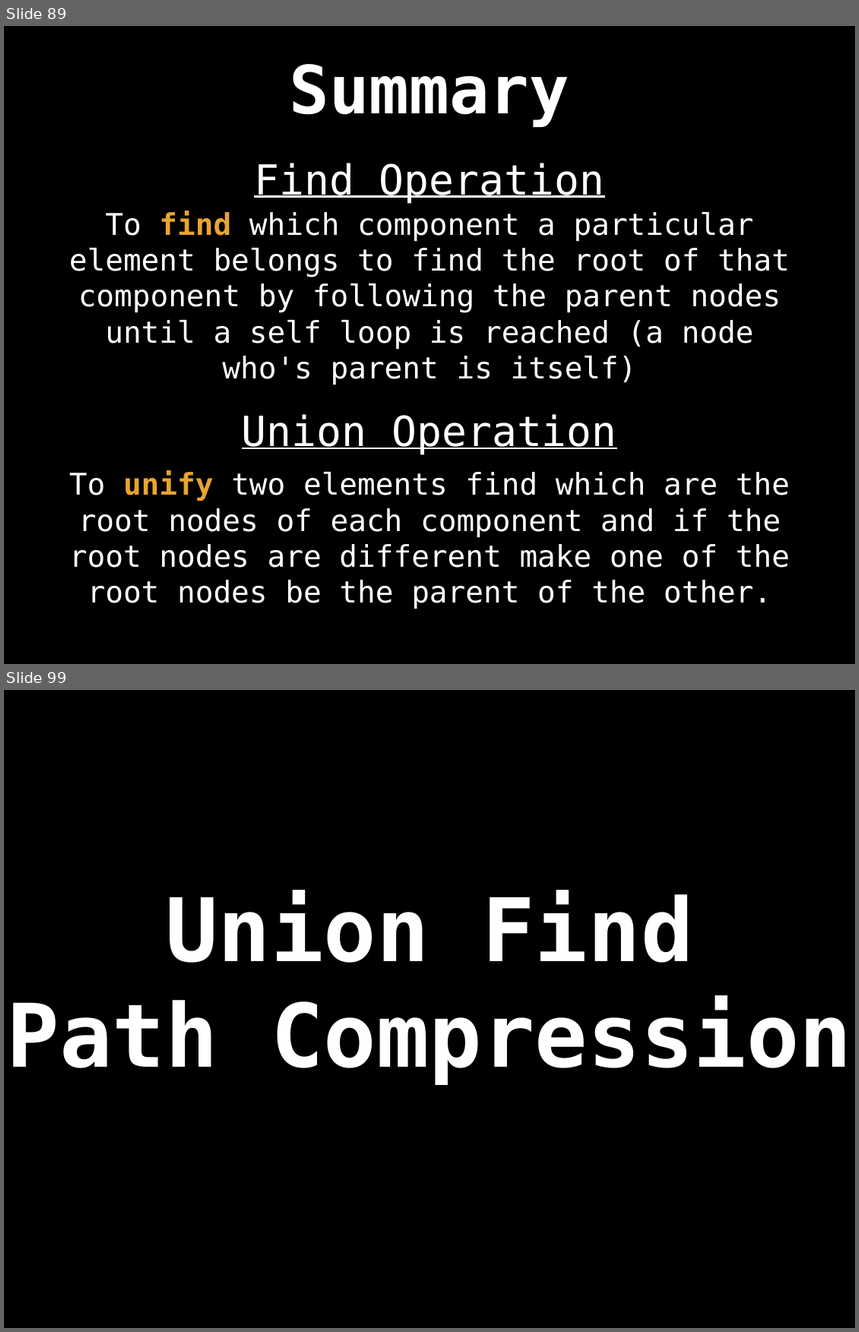
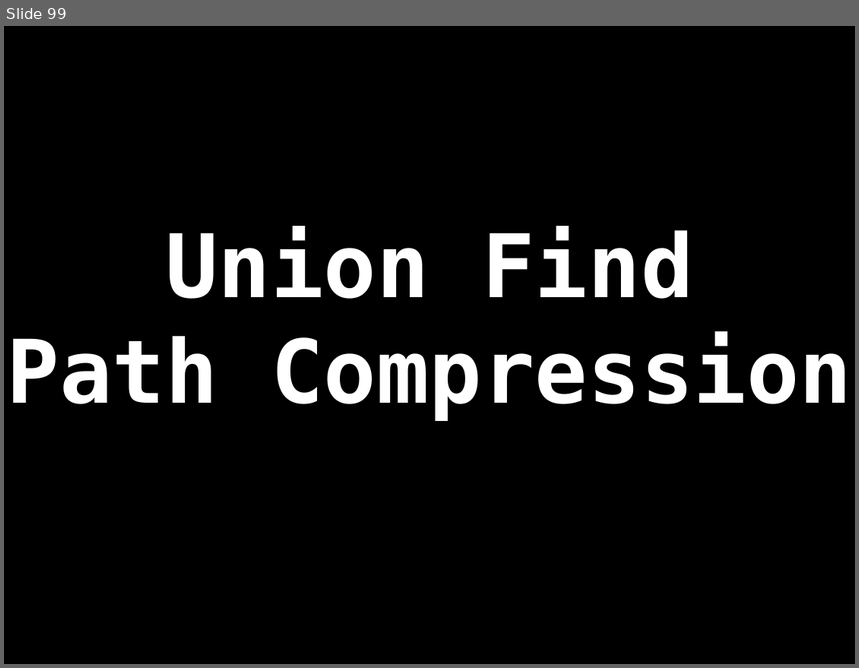
Before and after one commit to spring2go/Algorithms, a slide deck: slides/datastructures/unionfind/UnionFind.pptx. Shown one above the other, each under a label of ours: slides 89 and 99 before the commit, slide 99 after it; the slides between them are not shown. The pictures are 859x1332 and 859x668 pixels, drawn with LibreOffice and Linux fonts; fonts in the diff are those of the drawing. Boxes give left, top, right and bottom in pixels: in the first picture for what was removed or moved away, otherwise in the second. Text is boxed around its words. In the diff, an @@ line names an element or a change of style, - is before the commit and + after.

```diff
--- a/slides/datastructures/unionfind/UnionFind.pptx
+++ b/slides/datastructures/unionfind/UnionFind.pptx
@@ slide 89 removed at (x1=4, y1=26, x2=855, y2=664), background #000000 @@
@@ title removed at (x1=290, y1=64, x2=570, y2=127) @@
-Summary
@@ text removed at (x1=254, y1=163, x2=604, y2=204) @@
-Find Operation
@@ text removed at (x1=69, y1=211, x2=790, y2=385) @@
-To find which component a particular element belongs to find the root of that component by following the parent nodes until a self loop is reached (a node who's parent is itself)
@@ text removed at (x1=242, y1=414, x2=617, y2=455) @@
-Union Operation
@@ text removed at (x1=69, y1=471, x2=790, y2=610) @@
-To unify two elements find which are the root nodes of each component and if the root nodes are different make one of the root nodes be the parent of the other.
```
Also in this commit, not shown: 34 slides changed, 3 slides added, 2 other slides removed.
